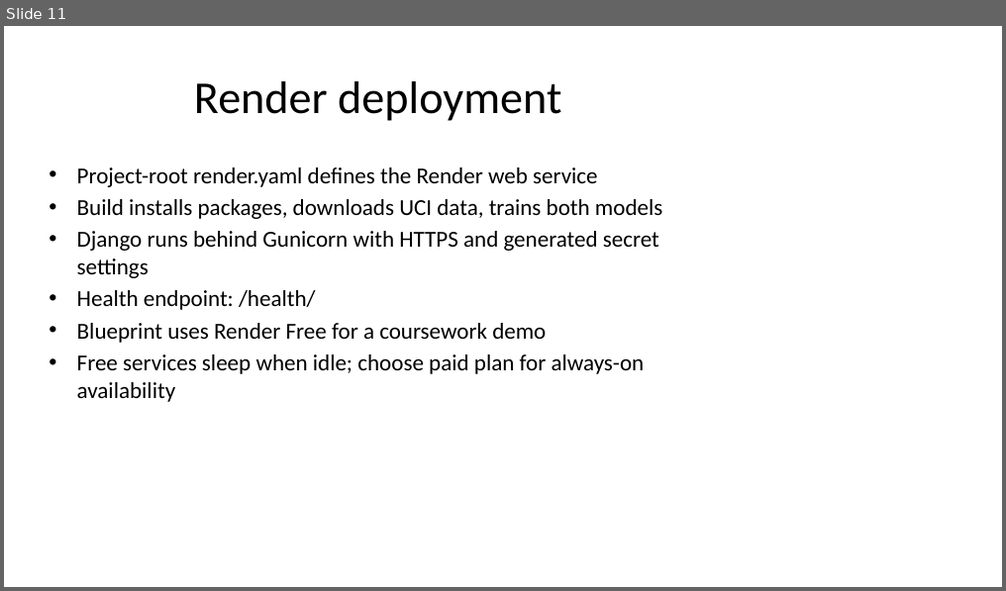
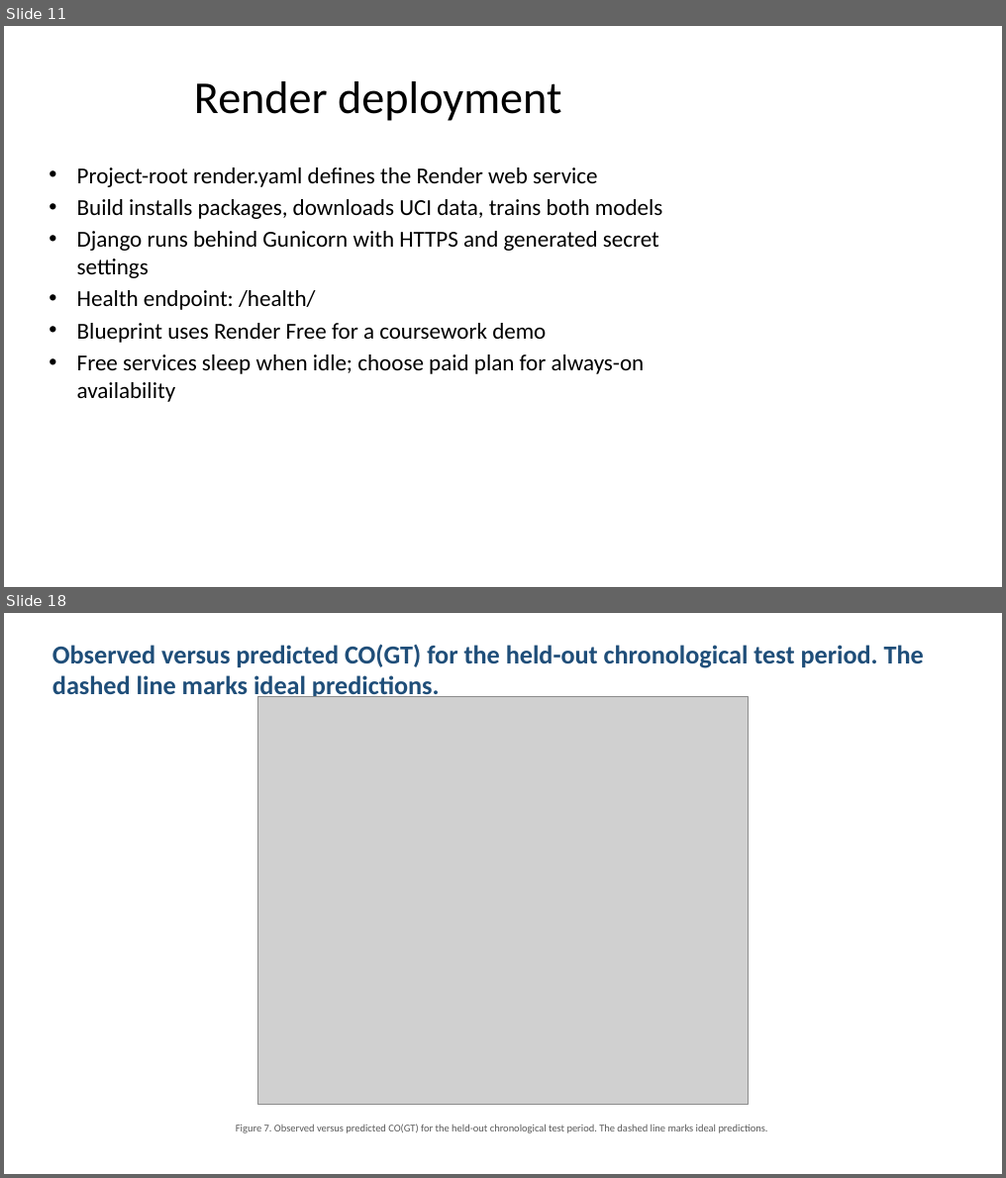
Before and after one commit to killshot-0/Online-shopping-purchase-prediction-and-Air-quality-estimation, a slide deck: outputs/ML_Process_Presentation.pptx. Shown one above the other, each under a label of ours: slide 11 before the commit, slides 11 and 18 after it; the slides between them are not shown. The pictures are 1006x591 and 1006x1178 pixels, drawn with LibreOffice and Linux fonts; fonts in the diff are those of the drawing; grey boxes stand for pictures. Boxes give left, top, right and bottom in pixels: in the first picture for what was removed or moved away, otherwise in the second. Text is boxed around its words. In the diff, an @@ line names an element or a change of style, - is before the commit and + after.

```diff
--- a/outputs/ML_Process_Presentation.pptx
+++ b/outputs/ML_Process_Presentation.pptx
@@ slide 18 added at (x1=4, y1=613, x2=1002, y2=1174), background #FFFFFF @@
@@ text added at (x1=53, y1=644, x2=924, y2=701), 25 pt, text #1F4E79, bold @@
+Observed versus predicted CO(GT) for the held-out chronological test period. The dashed line marks ideal predictions.
@@ picture added at (x1=258, y1=697, x2=748, y2=1105) @@
@@ text added at (x1=236, y1=1124, x2=768, y2=1134), 10 pt, text #5A5A5A @@
+Figure 7. Observed versus predicted CO(GT) for the held-out chronological test period. The dashed line marks ideal predictions.
```
Also in this commit, not shown: 2 slides changed, 7 other slides added, 10 other files.
